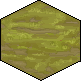
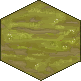
Before/after of a 81px x 81px layered artwork. What changed in the layer stack:
"Pasted Layer": opacity 100% → 61%, blend normal → multiply over [0,0,81,81]
painted on "Layer" over [0,0,81,81]
